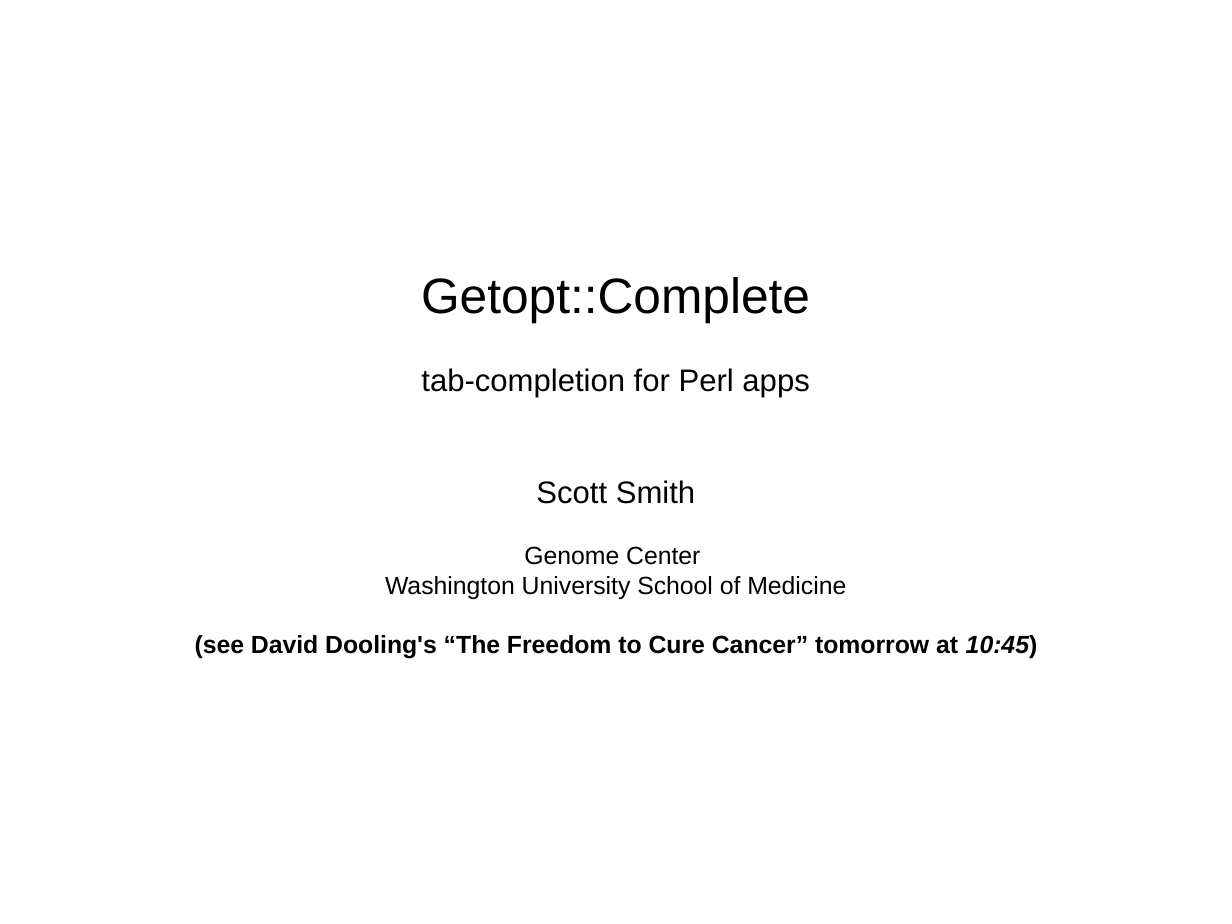
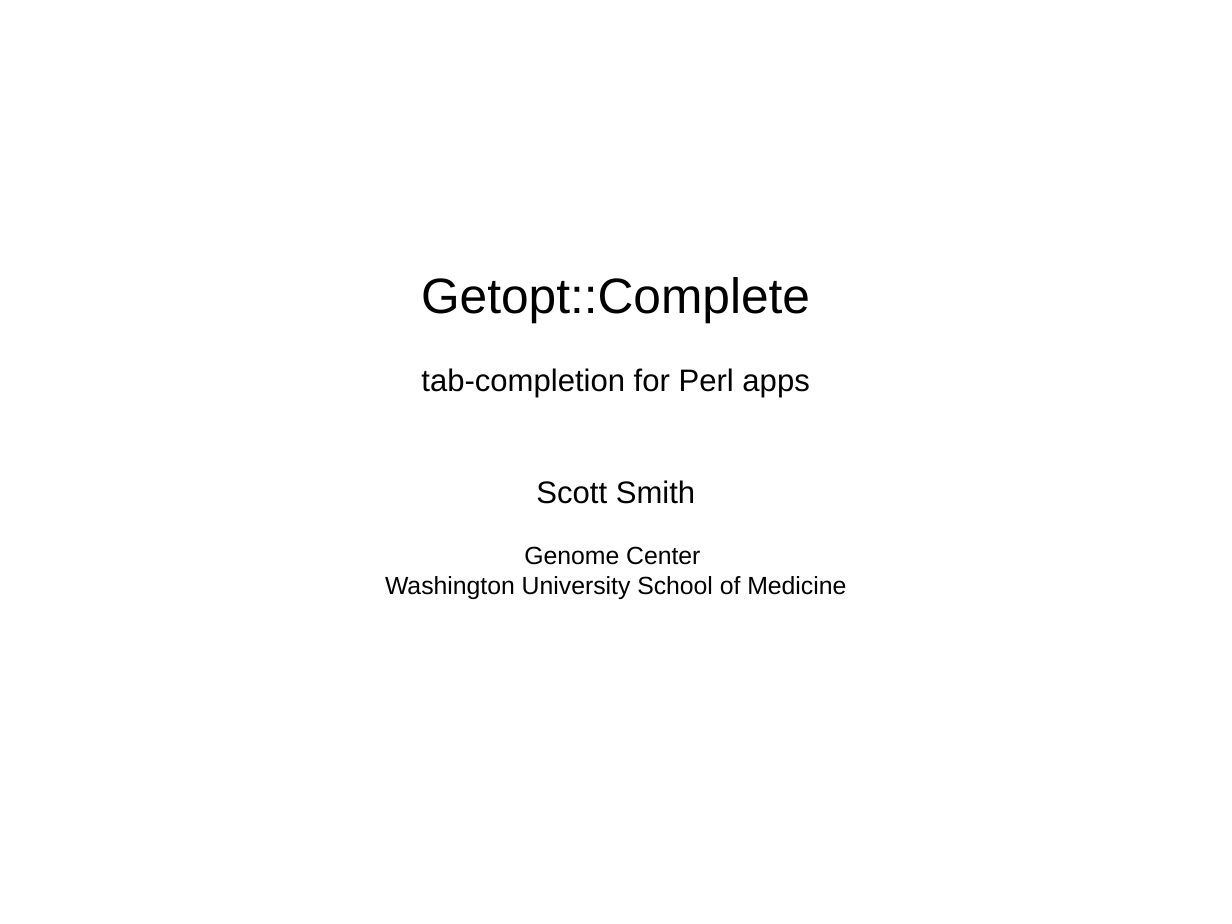
Before and after one commit to gitpan/Getopt-Complete, a slide deck: slide 88 of doc/getopt-complete.odp (slide 79 before the commit). Drawn at 1232x924 pixels with LibreOffice and Linux fonts; fonts in the diff are those of the drawing. Boxes give left, top, right and bottom in pixels: in the first picture for what was removed or moved away, otherwise in the second. Text is boxed around its words. In the diff, an @@ line names an element or a change of style, - is before the commit and + after.

```diff
--- a/doc/getopt-complete.odp
+++ b/doc/getopt-complete.odp
@@ subtitle at [195, 635, 1038, 659]: paragraph removed @@
-(see David Dooling's “The Freedom to Cure Cancer” tomorrow at 10:45)
```
Also in this commit, not shown: 15 other slides changed, 9 slides added, 10 other files.
